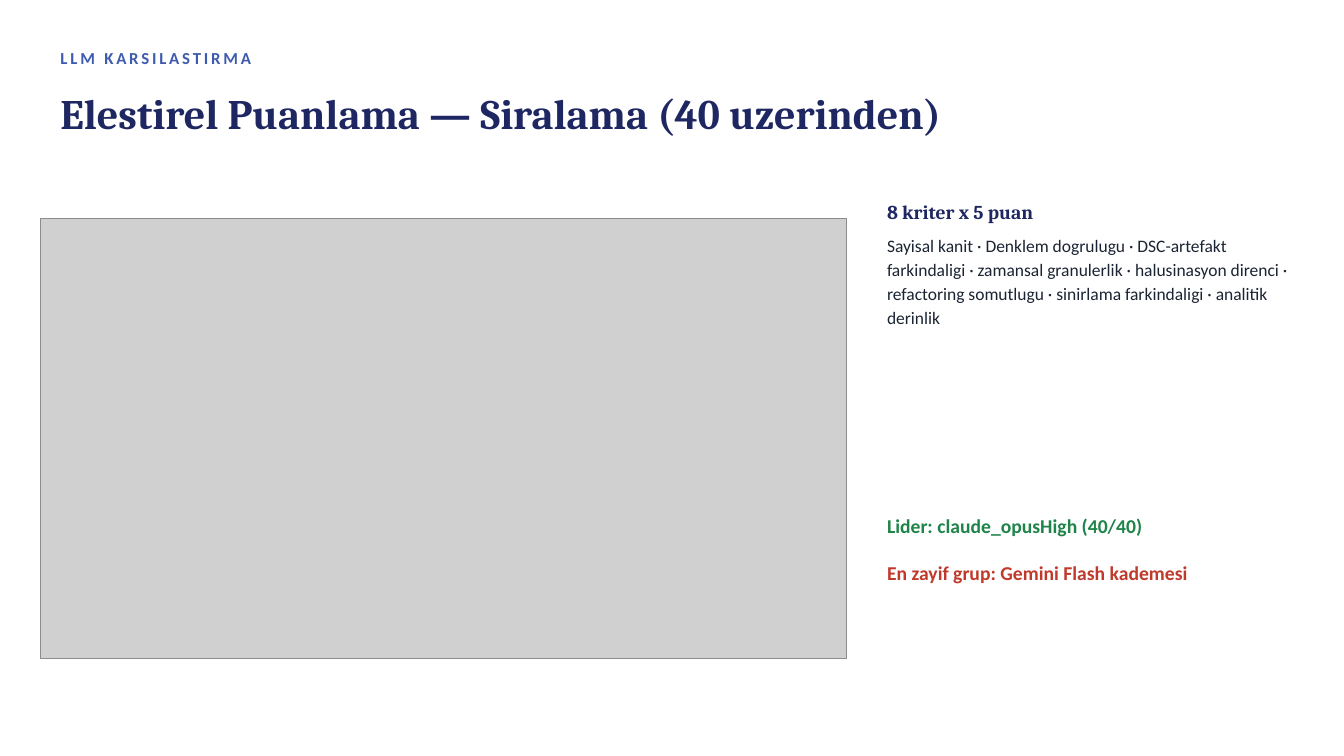
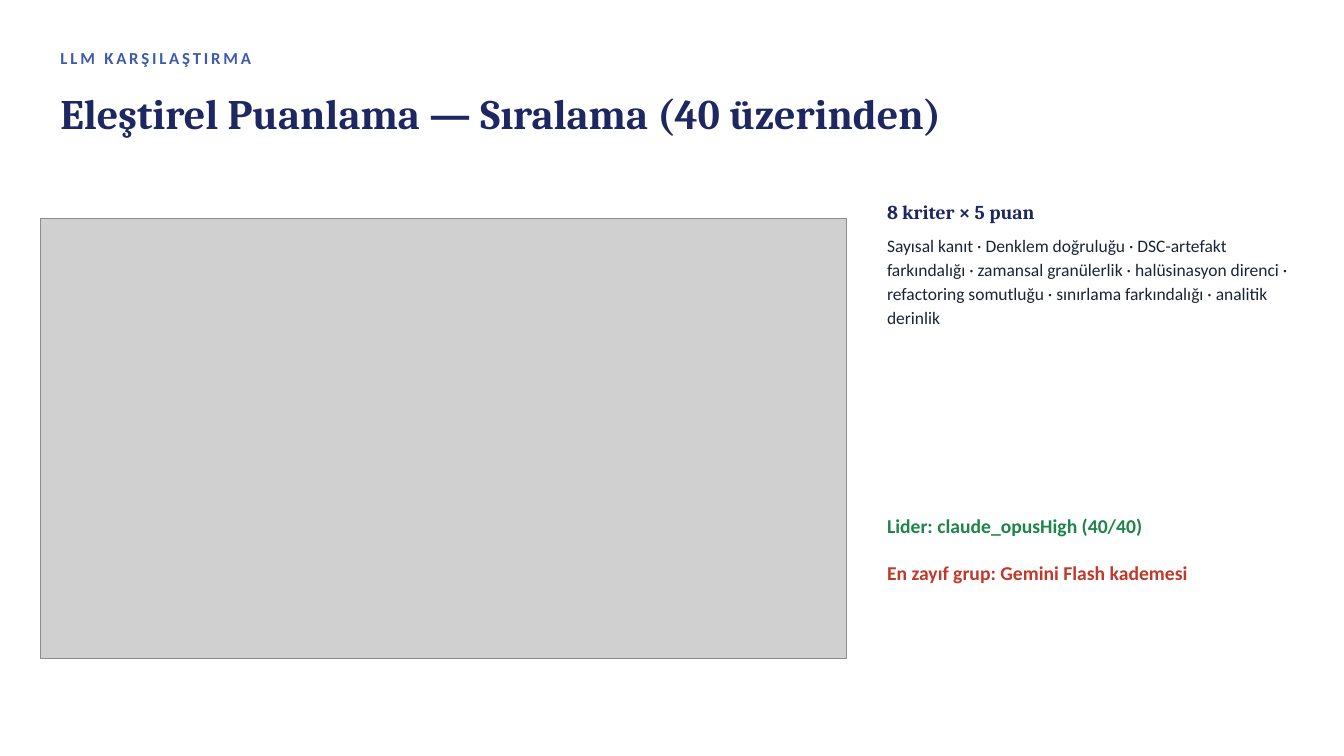
Before and after one commit to murozdemiir/qmood-jsoup-analizi, a slide deck: slide 11 of report/QMOOD_jsoup_sunum.pptx. Drawn at 1344x756 pixels with LibreOffice and Linux fonts; fonts in the diff are those of the drawing; grey boxes stand for pictures. Boxes give left, top, right and bottom in pixels: in the first picture for what was removed or moved away, otherwise in the second. Text is boxed around its words. In the diff, an @@ line names an element or a change of style, - is before the commit and + after.

```diff
--- a/report/QMOOD_jsoup_sunum.pptx
+++ b/report/QMOOD_jsoup_sunum.pptx
@@ text at (60,53,251,67): text changed @@
-LLM KARSILASTIRMA
+LLM KARŞILAŞTIRMA
@@ text at (60,98,941,138): text changed @@
-Elestirel Puanlama — Siralama (40 uzerinden)
+Eleştirel Puanlama — Sıralama (40 üzerinden)
@@ text at (887,205,1034,223): text changed @@
-8 kriter x 5 puan
+8 kriter × 5 puan
@@ text at (887,240,1279,324): text changed @@
-Sayisal kanit · Denklem dogrulugu · DSC-artefakt farkindaligi · zamansal granulerlik · halusinasyon direnci · refactoring somutlugu · sinirlama farkindaligi · analitik derinlik
+Sayısal kanıt · Denklem doğruluğu · DSC-artefakt farkındalığı · zamansal granülerlik · halüsinasyon direnci · refactoring somutluğu · sınırlama farkındalığı · analitik derinlik
@@ text at (887,566,1188,584): text changed @@
-En zayif grup: Gemini Flash kademesi
+En zayıf grup: Gemini Flash kademesi
```
Also in this commit, not shown: 12 other slides changed, 3 other files.
